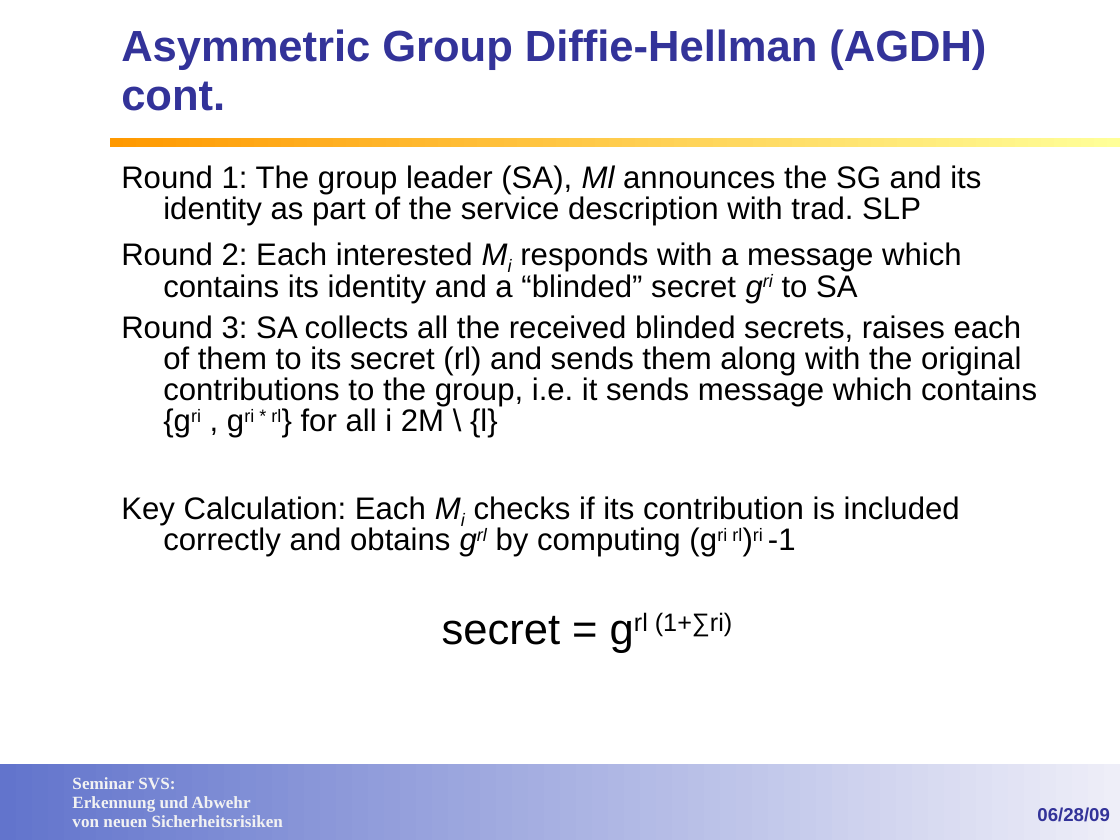
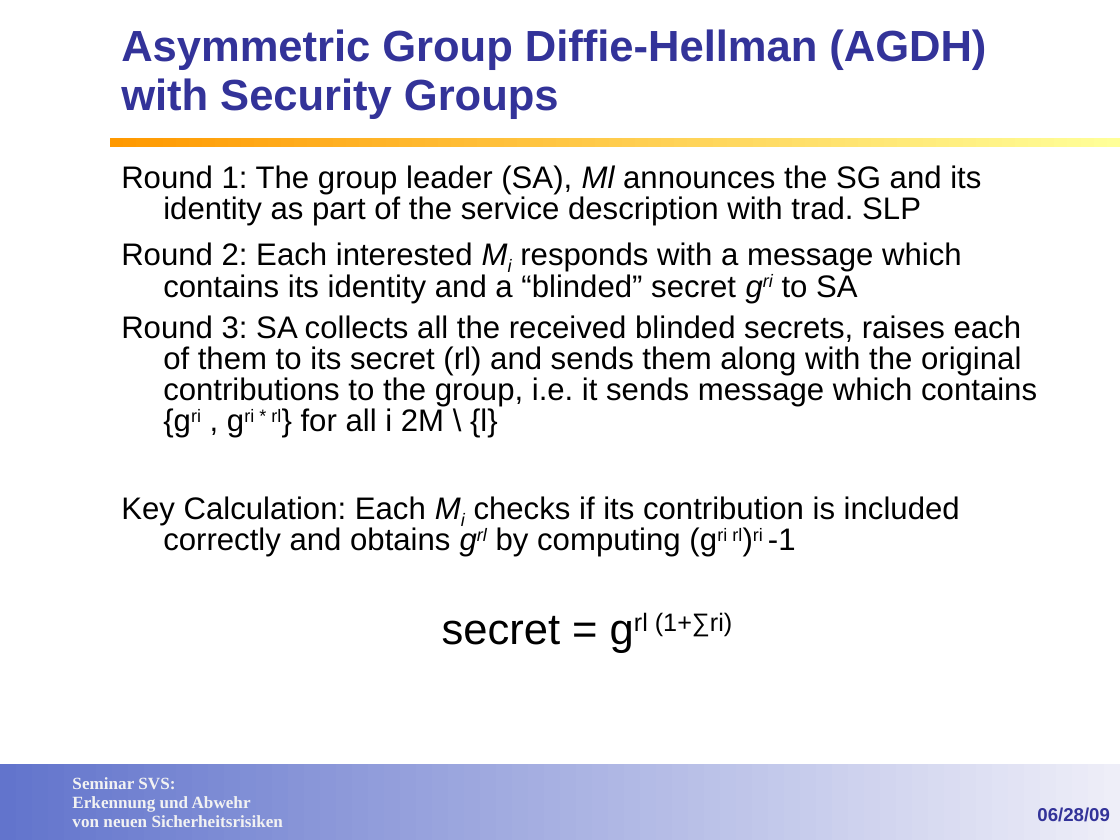
Before and after one commit to lemmy/SecuredSLP, a slide deck: slide 23 of doc/Service Discovery in open networks.ppt (slide 27 before the commit). Drawn at 1120x840 pixels with LibreOffice and Linux fonts; fonts in the diff are those of the drawing; background and template pictures are left out. Boxes give left, top, right and bottom in pixels: in the first picture for what was removed or moved away, otherwise in the second. Text is boxed around its words. In the diff, an @@ line names an element or a change of style, - is before the commit and + after.

```diff
--- a/doc/Service Discovery in open networks.ppt
+++ b/doc/Service Discovery in open networks.ppt
@@ title at [121,29,986,119]: text changed @@
-Asymmetric Group Diffie-Hellman (AGDH) cont.
+Asymmetric Group Diffie-Hellman (AGDH) with Security Groups
```
Also in this commit, not shown: 15 other slides changed.
